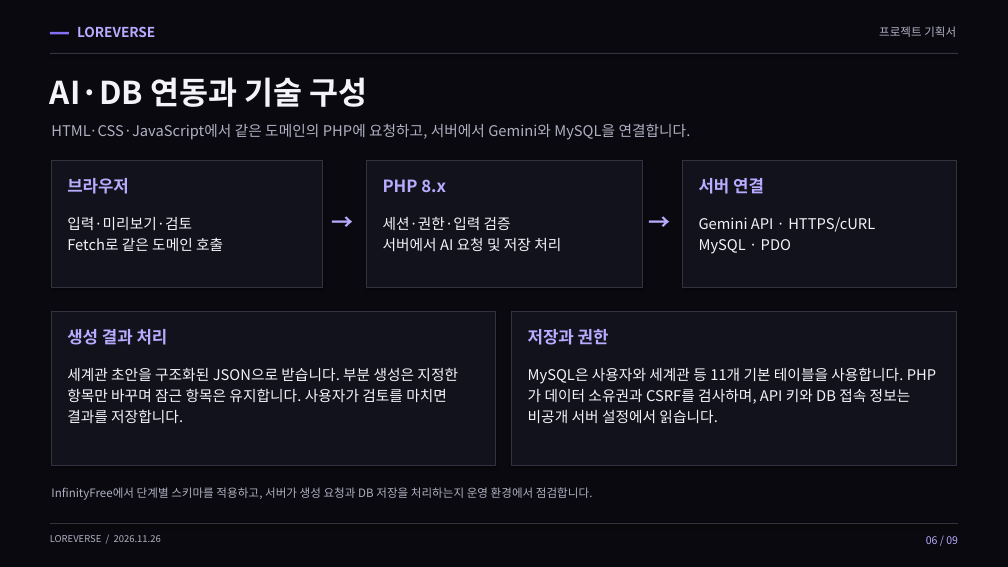
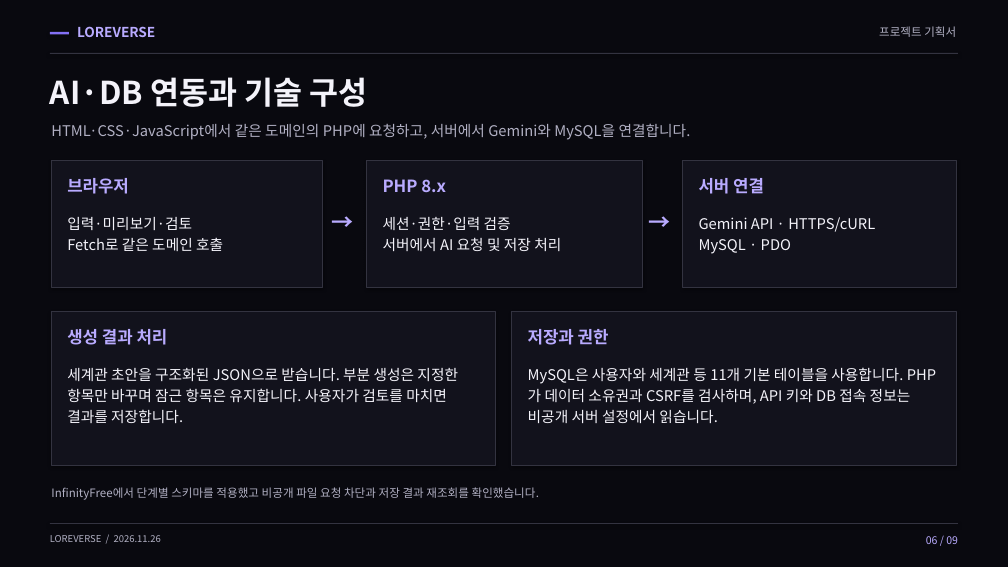
Before and after one commit to 05SUA/-, a slide deck: slide 6 of LOREVERSE/submission/LOREVERSE-project-plan.pptx. Drawn at 1008x567 pixels with LibreOffice and Linux fonts; fonts in the diff are those of the drawing. Boxes give left, top, right and bottom in pixels: in the first picture for what was removed or moved away, otherwise in the second. Text is boxed around its words. In the diff, an @@ line names an element or a change of style, - is before the commit and + after.

```diff
--- a/LOREVERSE/submission/LOREVERSE-project-plan.pptx
+++ b/LOREVERSE/submission/LOREVERSE-project-plan.pptx
@@ text at bbox=[51, 487, 540, 500]: text changed @@
-InfinityFree에서 단계별 스키마를 적용하고, 서버가 생성 요청과 DB 저장을 처리하는지 운영 환경에서 점검합니다.
+InfinityFree에서 단계별 스키마를 적용했고 비공개 파일 요청 차단과 저장 결과 재조회를 확인했습니다.
```
Also in this commit, not shown: 3 other slides changed, 1 other file.
